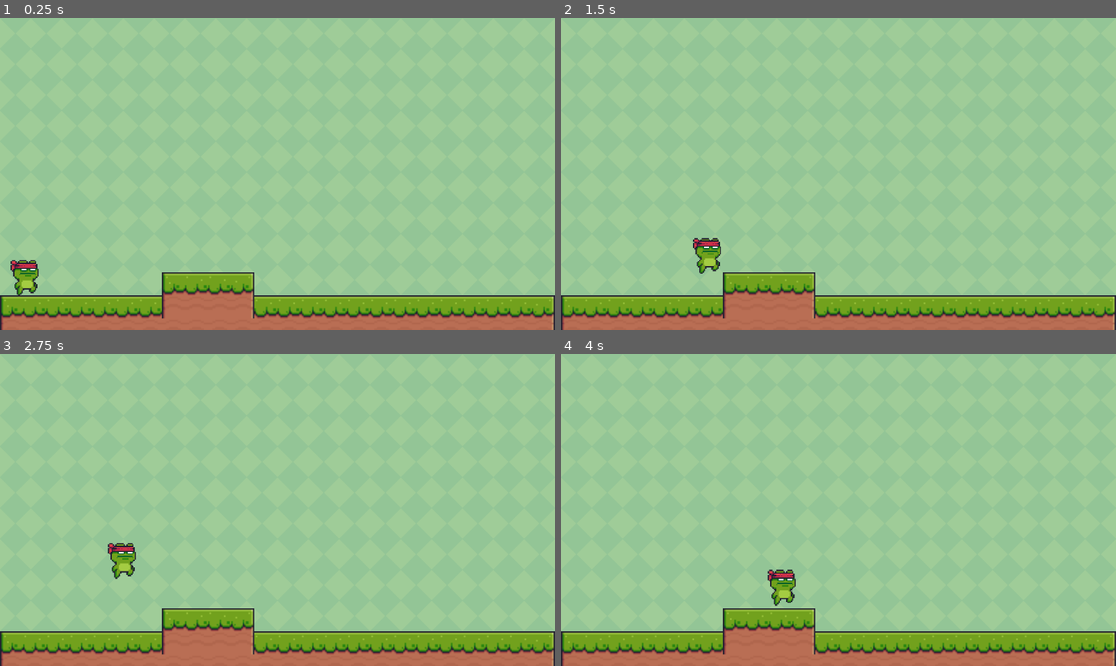
Above: before the commit, frames 1-4 (two rows, left to right).
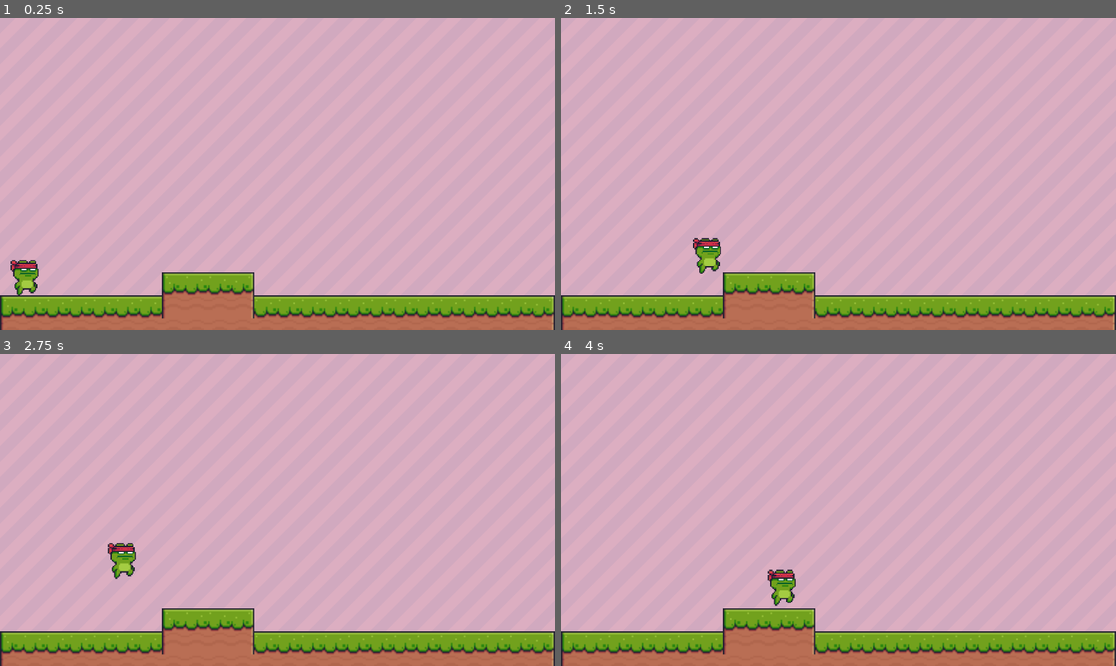
Above: after the commit, the same moments.

Repository: soupybloo/chick
Game: Godot game, scene res://scenes/2.chase_scene.tscn
The game is run twice, just before and just after one commit, with the same random seed, the same clock (stepped at 60 frames per second) and the same inputs. This scene is started directly instead of the project's main scene.
Inputs:
- Up to frame 1 (0.25 s): no input
- Up to frame 2 (1.5 s): tap Enter (ui_accept) at 0.5, 0.6, 0.77, 1.07, 1.35 s; hold Right (ui_right) from 0.53 s (still down)
- Up to frame 3 (2.75 s): tap Enter (ui_accept) at 1.52, 1.82, 2.1 s; release Right (ui_right) at 2.03 s; hold Left (ui_left) from 2.03 s (still down)
- Up to frame 4 (4 s): release Left (ui_left) at 2.78 s; hold Right (ui_right) from 2.78 s (still down); tap Enter (ui_accept) at 2.85, 3.02, 3.32, 3.6, 3.77 s

The runs differ from the first frame. In frame 1, 87% of the frame differs, in the area x 0-100%, y 0-89%; in frame 2, 87%; in frame 3, 87%; in frame 4, 87%.

Commit message:
Added temporary transition between scenes with enter button

Diff:
--- /dev/null
+++ b/scenes/0.main.tscn
@@ -0,0 +1,3 @@
+[gd_scene format=3 uid="uid://dbbuf1y4ihr70"]
+
+[node name="Node2D" type="Node2D"]
--- a/scenes/1.truck_scene.tscn
+++ b/scenes/1.truck_scene.tscn
@@ -1,8 +1,9 @@
-[gd_scene load_steps=6 format=3 uid="uid://ciqvqqplkt5eq"]
+[gd_scene load_steps=8 format=3 uid="uid://ciqvqqplkt5eq"]
 
 [ext_resource type="Texture2D" uid="uid://c2162whan88jt" path="res://backgrounds/placeholder_backgrounds/Green.png" id="1_uq3o0"]
 [ext_resource type="Texture2D" uid="uid://laa2oboh1koj" path="res://terrain/Terrain (16x16).png" id="2_hxs57"]
 [ext_resource type="PackedScene" uid="uid://8vdibio3twlg" path="res://characters/character_scenes/placeholder_character.tscn" id="3_pgolu"]
+[ext_resource type="Script" path="res://scenes/transition_to_chase_scn.gd" id="4_oto65"]
 
 [sub_resource type="TileSetAtlasSource" id="TileSetAtlasSource_3ddin"]
 texture = ExtResource("2_hxs57")
@@ -452,6 +453,9 @@
 physics_layer_0/collision_layer = 1
 sources/0 = SubResource("TileSetAtlasSource_3ddin")
 
+[sub_resource type="RectangleShape2D" id="RectangleShape2D_qd6tn"]
+size = Vector2(267, 259)
+
 [node name="Node2D" type="Node2D"]
 
 [node name="CanvasLayer" type="CanvasLayer" parent="."]
@@ -470,7 +474,17 @@
 scale = Vector2(3, 3)
 tile_set = SubResource("TileSet_krwbi")
 format = 2
-layer_0/tile_data = PackedInt32Array(786432, 393216, 0, 8519 …(1151 unchanged characters)…  1, 851966, 458752, 0, 917502, 458752, 1)
+layer_0/tile_data = PackedInt32Array(786432, 393216, 0, 8519 …(1151 unchanged characters)…  1, 851966, 458752, 0, 917502, 458752, 1, 655359, 393216, 2, 720895, 393216, 1, 786431, 393216, 2, 524287, 393216, 2, 589823, 393216, 1, 393215, 393216, 1, 458751, 393216, 2, 327679, 393216, 2, 196607, 393216, 2, 262143, 393216, 2, 131071, 393216, 1, 65535, 393216, 0, 589850, 393216, 1, 655386, 393216, 2, 720922, 393216, 2, 524314, 393216, 2, 393242, 393216, 1, 458778, 393216, 2, 327706, 393216, 2, 196634, 393216, 2, 262170, 393216, 1, 65562, 393216, 1, 131098, 393216, 2, 26, 393216, 0)
 
 [node name="CharacterBody2D" parent="CanvasLayer" instance=ExtResource("3_pgolu")]
 position = Vector2(37, 547)
+
+[node name="Area2D" type="Area2D" parent="CanvasLayer"]
+script = ExtResource("4_oto65")
+
+[node name="CollisionShape2D" type="CollisionShape2D" parent="CanvasLayer/Area2D"]
+position = Vector2(1163.5, 441)
+shape = SubResource("RectangleShape2D_qd6tn")
+
+[connection signal="body_entered" from="CanvasLayer/Area2D" to="CanvasLayer/Area2D" method="_on_body_entered"]
+[connection signal="body_exited" from="CanvasLayer/Area2D" to="CanvasLayer/Area2D" method="_on_body_exited"]
--- a/scenes/2.chase_scene.tscn
+++ b/scenes/2.chase_scene.tscn
@@ -1,8 +1,9 @@
-[gd_scene load_steps=6 format=3 uid="uid://pa3gpodtjvd"]
-
-[ext_resource type="Texture2D" uid="uid://c2162whan88jt" path="res://backgrounds/placeholder_backgrounds/Green.png" id="1_8vdvn"]
+[gd_scene load_steps=8 format=3 uid="uid://pa3gpodtjvd"]
+
+[ext_resource type="Texture2D" uid="uid://do7gky7yoyex6" path="res://backgrounds/placeholder_backgrounds/Pink.png" id="1_2kngh"]
 [ext_resource type="Texture2D" uid="uid://laa2oboh1koj" path="res://terrain/Terrain (16x16).png" id="2_6xitw"]
 [ext_resource type="PackedScene" uid="uid://8vdibio3twlg" path="res://characters/character_scenes/placeholder_character.tscn" id="3_8d06a"]
+[ext_resource type="Script" path="res://scenes/transition_to_caterpillar.gd" id="4_3075u"]
 
 [sub_resource type="TileSetAtlasSource" id="TileSetAtlasSource_3ddin"]
 texture = ExtResource("2_6xitw")
@@ -452,6 +453,9 @@
 physics_layer_0/collision_layer = 1
 sources/0 = SubResource("TileSetAtlasSource_3ddin")
 
+[sub_resource type="RectangleShape2D" id="RectangleShape2D_5lhmo"]
+size = Vector2(229.5, 211.5)
+
 [node name="Node2D" type="Node2D"]
 
 [node name="CanvasLayer" type="CanvasLayer" parent="."]
@@ -463,14 +467,25 @@
 anchor_bottom = 1.0
 grow_horizontal = 2
 grow_vertical = 2
-texture = ExtResource("1_8vdvn")
+texture = ExtResource("1_2kngh")
 stretch_mode = 1
 
 [node name="TileMap" type="TileMap" parent="CanvasLayer"]
 scale = Vector2(3, 3)
 tile_set = SubResource("TileSet_krwbi")
 format = 2
-layer_0/tile_data = PackedInt32Array(786432, 393216, 0, 8519 …(1151 unchanged characters)…  1, 851966, 458752, 0, 917502, 458752, 1)
+layer_0/tile_data = PackedInt32Array(786432, 393216, 0, 8519 …(1151 unchanged characters)…  1, 851966, 458752, 0, 917502, 458752, 1, 65535, 458752, 0, 131071, 458752, 1, 196607, 458752, 0, 262143, 458752, 1, 327679, 458752, 0, 393215, 458752, 1, 458751, 458752, 0, 524287, 458752, 1, 589823, 458752, 0, 655359, 458752, 0, 720895, 458752, 1, 786431, 458752, 2, 589850, 458752, 0, 655386, 458752, 1, 720922, 458752, 2, 393242, 458752, 2, 458778, 458752, 1, 524314, 458752, 2, 262170, 458752, 2, 327706, 458752, 1, 131098, 458752, 0, 196634, 458752, 1)
 
 [node name="CharacterBody2D" parent="CanvasLayer" instance=ExtResource("3_8d06a")]
 position = Vector2(37, 547)
+
+[node name="Area2D" type="Area2D" parent="CanvasLayer"]
+position = Vector2(1, 0)
+script = ExtResource("4_3075u")
+
+[node name="CollisionShape2D" type="CollisionShape2D" parent="CanvasLayer/Area2D"]
+position = Vector2(1185.25, 464.75)
+shape = SubResource("RectangleShape2D_5lhmo")
+
+[connection signal="body_entered" from="CanvasLayer/Area2D" to="CanvasLayer/Area2D" method="_on_body_entered"]
+[connection signal="body_exited" from="CanvasLayer/Area2D" to="CanvasLayer/Area2D" method="_on_body_exited"]
--- a/scenes/3.caterpillar_scene.tscn
+++ b/scenes/3.caterpillar_scene.tscn
@@ -1,8 +1,9 @@
-[gd_scene load_steps=6 format=3 uid="uid://ncuyxgld8bwc"]
-
-[ext_resource type="Texture2D" uid="uid://c2162whan88jt" path="res://backgrounds/placeholder_backgrounds/Green.png" id="1_khml6"]
+[gd_scene load_steps=8 format=3 uid="uid://ncuyxgld8bwc"]
+
+[ext_resource type="Texture2D" uid="uid://cfmaveujs671g" path="res://backgrounds/placeholder_backgrounds/Gray.png" id="1_2lyyl"]
 [ext_resource type="Texture2D" uid="uid://laa2oboh1koj" path="res://terrain/Terrain (16x16).png" id="2_gt0j1"]
 [ext_resource type="PackedScene" uid="uid://8vdibio3twlg" path="res://characters/character_scenes/placeholder_character.tscn" id="3_gnimc"]
+[ext_resource type="Script" path="res://scenes/transition_to_city.gd" id="4_ma7jm"]
 
 [sub_resource type="TileSetAtlasSource" id="TileSetAtlasSource_3ddin"]
 texture = ExtResource("2_gt0j1")
@@ -452,6 +453,9 @@
 physics_layer_0/collision_layer = 1
 sources/0 = SubResource("TileSetAtlasSource_3ddin")
 
+[sub_resource type="RectangleShape2D" id="RectangleShape2D_6smpm"]
+size = Vector2(220.5, 185)
+
 [node name="Node2D" type="Node2D"]
 
 [node name="CanvasLayer" type="CanvasLayer" parent="."]
@@ -463,14 +467,24 @@
 anchor_bottom = 1.0
 grow_horizontal = 2
 grow_vertical = 2
-texture = ExtResource("1_khml6")
+texture = ExtResource("1_2lyyl")
 stretch_mode = 1
 
 [node name="TileMap" type="TileMap" parent="CanvasLayer"]
 scale = Vector2(3, 3)
 tile_set = SubResource("TileSet_krwbi")
 format = 2
-layer_0/tile_data = PackedInt32Array(786432, 393216, 0, 8519 …(1017 unchanged characters)… , 0, 851993, 458752, 1, 786458, 458752, 0, 851994, 458752, 1, 851967, 458752, 0, 917503, 458752, 1, 851965, 458752, 0, 917501, 458752, 1, 851966, 458752, 0, 917502, 458752, 1)
+layer_0/tile_data = PackedInt32Array(786432, 393216, 0, 8519 …(1017 unchanged characters)… , 0, 851993, 458752, 1, 786458, 458752, 1, 851994, 458752, 1, 851967, 458752, 0, 917503, 458752, 1, 851965, 458752, 0, 917501, 458752, 1, 851966, 458752, 0, 917502, 458752, 1, 65535, 458752, 0, 131071, 458752, 1, 196607, 458752, 0, 262143, 458752, 1, 327679, 458752, 0, 393215, 458752, 1, 458751, 458752, 0, 524287, 458752, 1, 589823, 458752, 0, 655359, 458752, 1, 720895, 458752, 0, 786431, 458752, 1, 720922, 458752, 0, 589850, 458752, 0, 655386, 458752, 1, 458778, 458752, 0, 524314, 458752, 1, 327706, 458752, 0, 393242, 458752, 1, 196634, 458752, 0, 262170, 458752, 1, 65562, 458752, 0, 131098, 458752, 1)
 
 [node name="CharacterBody2D" parent="CanvasLayer" instance=ExtResource("3_gnimc")]
 position = Vector2(37, 547)
+
+[node name="Area2D" type="Area2D" parent="CanvasLayer"]
+script = ExtResource("4_ma7jm")
+
+[node name="CollisionShape2D" type="CollisionShape2D" parent="CanvasLayer/Area2D"]
+position = Vector2(1150.75, 483)
+shape = SubResource("RectangleShape2D_6smpm")
+
+[connection signal="body_entered" from="CanvasLayer/Area2D" to="CanvasLayer/Area2D" method="_on_body_entered"]
+[connection signal="body_exited" from="CanvasLayer/Area2D" to="CanvasLayer/Area2D" method="_on_body_exited"]
--- a/scenes/4.city_scene.tscn
+++ b/scenes/4.city_scene.tscn
@@ -1,6 +1,6 @@
 [gd_scene load_steps=6 format=3 uid="uid://co4c3vqhm8r0h"]
 
-[ext_resource type="Texture2D" uid="uid://c2162whan88jt" path="res://backgrounds/placeholder_backgrounds/Green.png" id="1_guhmf"]
+[ext_resource type="Texture2D" uid="uid://0yfscspfm1fo" path="res://backgrounds/placeholder_backgrounds/Blue.png" id="1_yygbl"]
 [ext_resource type="Texture2D" uid="uid://laa2oboh1koj" path="res://terrain/Terrain (16x16).png" id="2_i3un2"]
 [ext_resource type="PackedScene" uid="uid://8vdibio3twlg" path="res://characters/character_scenes/placeholder_character.tscn" id="3_4ycc6"]
 
@@ -463,7 +463,7 @@
 anchor_bottom = 1.0
 grow_horizontal = 2
 grow_vertical = 2
-texture = ExtResource("1_guhmf")
+texture = ExtResource("1_yygbl")
 stretch_mode = 1
 
 [node name="TileMap" type="TileMap" parent="CanvasLayer"]
--- /dev/null
+++ b/scenes/transition_to_caterpillar.gd
@@ -0,0 +1,16 @@
+extends Area2D
+
+
+var entered = false
+
+func _on_body_entered(body: PhysicsBody2D):
+	entered = true
+
+
+func _on_body_exited(body):
+	entered = false
+
+func _process(delta):
+	if entered == true:
+		if Input.is_action_just_pressed("ui_accept"):
+			get_tree().change_scene_to_file("res://scenes/3.caterpillar_scene.tscn")
--- /dev/null
+++ b/scenes/transition_to_chase_scn.gd
@@ -0,0 +1,16 @@
+extends Area2D
+
+
+var entered = false
+
+func _on_body_entered(body: PhysicsBody2D):
+	entered = true
+
+
+func _on_body_exited(body):
+	entered = false
+
+func _process(delta):
+	if entered == true:
+		if Input.is_action_just_pressed("ui_accept"):
+			get_tree().change_scene_to_file("res://scenes/2.chase_scene.tscn")
--- /dev/null
+++ b/scenes/transition_to_city.gd
@@ -0,0 +1,14 @@
+extends Area2D
+
+var entered = false
+
+func _on_body_entered(body: PhysicsBody2D):
+	entered = true
+
+func _on_body_exited(body):
+	entered = false
+
+func _process(delta):
+	if entered == true:
+		if Input.is_action_just_pressed("ui_accept"):
+			get_tree().change_scene_to_file("res://scenes/4.city_scene.tscn")
